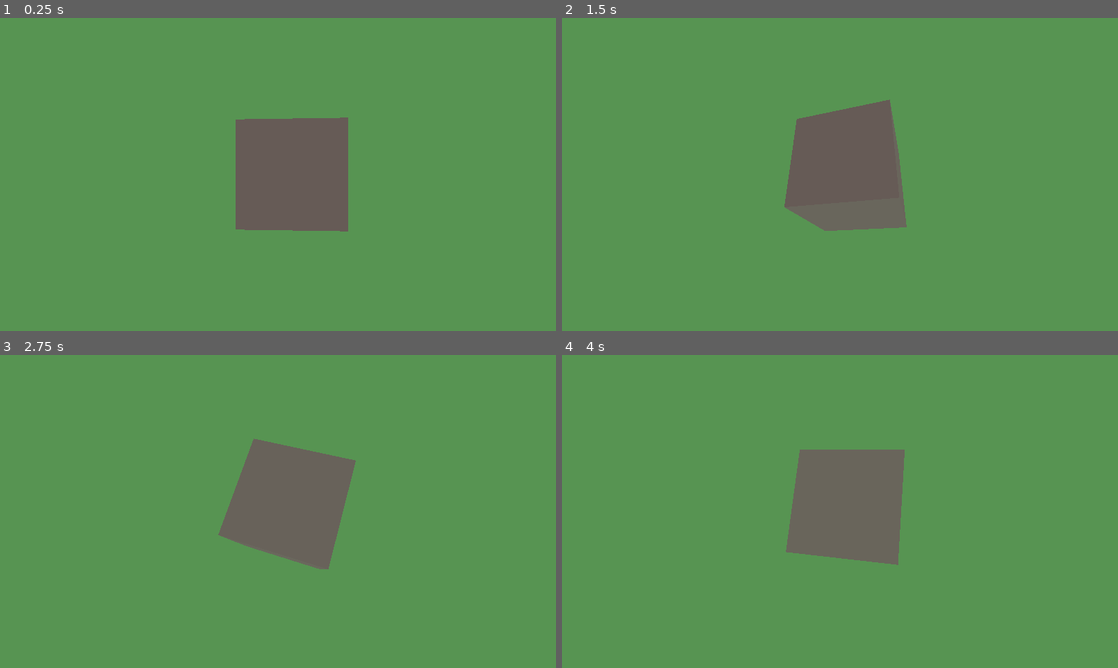
Above: before the commit, frames 1-4 (two rows, left to right).
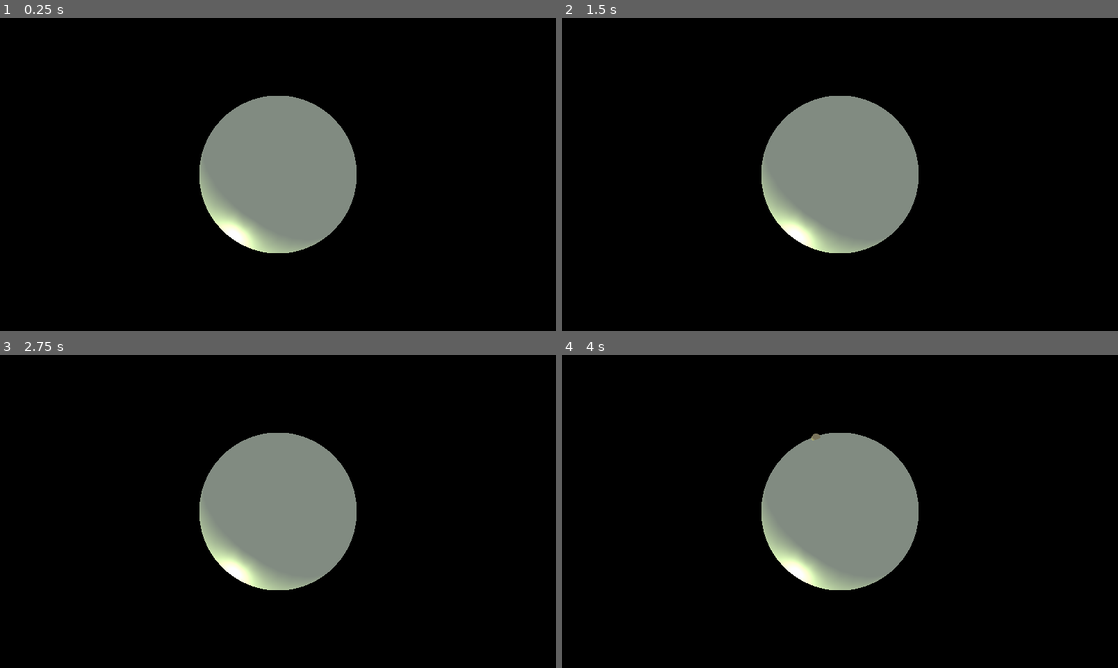
Above: after the commit, the same moments.

Repository: aojg/shizen
Game: Godot game, scene res://Scenes/main.tscn
Same seed, same stepped clock (60 frames per second), same inputs: the game is played once before the commit and once after it. The project has no main scene, so this scene is started directly.
Inputs (mouse positions are in pixels of both pictures, inside the frame that each line leads up to):
- Up to frame 1 (0.25 s): no input
- Up to frame 2 (1.5 s): tap Enter at 0.5 s; move the mouse to (962, 158) at 0.52 s; hold D (move_right) 0.53-1.28 s; click (962, 158) at 0.6 s; move the mouse to (728, 190) at 1.27 s; hold S (move_down) from 1.28 s (still down); click (728, 190) at 1.35 s
- Up to frame 3 (2.75 s): move the mouse to (333, 442) at 2.02 s; release S (move_down) at 2.03 s; hold D (move_right) from 2.03 s (still down); click (333, 442) at 2.1 s
- Up to frame 4 (4 s): move the mouse to (812, 574) at 2.77 s; release D (move_right) at 2.78 s; hold W (move_up) 2.78-3.53 s; click (812, 574) at 2.85 s; move the mouse to (1006, 558) at 3.52 s; hold A (move_left) from 3.53 s (still down); click (1006, 558) at 3.6 s

The runs differ from the first frame. In frame 1, 100% of the frame differs, in the area x 0-100%, y 0-100%; in frame 2, 100%; in frame 3, 100%; in frame 4, 100%.
Error before the commit: Invalid set index 'growth_direction' (on base: 'Spatial (CropController.gd)') with value of type 'Nil'. (res://Code/CameraController.gd:21)
Error after the commit: Invalid type in function 'translate' in base 'Spatial (CropController.gd)'. Cannot convert argument 1 from Nil to Vector3. (res://Code/CameraController.gd:23)

Commit message:
Added ability to create 'crops' amongst other minor changes.

Diff:
--- a/Code/CameraController.gd
+++ b/Code/CameraController.gd
@@ -1,6 +1,6 @@
 extends Camera
 
-const MOVE_SPEED: float = 2.5
+const MOVE_SPEED: float = 5.0
 var crop: Resource = load("res://Scenes/Crop.tscn")
 
 # Called when the node enters the scene tree for the first time.
@@ -10,15 +10,16 @@
 func get_object_under_mouse():
 	var mouse_pos = get_viewport().get_mouse_position()
 	var ray_from = project_ray_origin(mouse_pos)
-	var ray_to = ray_from + project_ray_normal(mouse_pos) * 100.0
+	print(ray_from)
+	var ray_to = ray_from + project_ray_normal(mouse_pos) * 1000.0
 	var space_state = get_world().direct_space_state
 	var selection = space_state.intersect_ray(ray_from, ray_to)
+	print(selection.get("position"))
 	return selection
 
 func _physics_process(delta: float) -> void:
 	if Input.is_action_just_pressed("left_click"):
 		var foo: Spatial = crop.instance()
-		foo.growth_direction = get_object_under_mouse().get("normal")
 		foo.translate(get_object_under_mouse().get("position"))
 		get_parent().get_parent().add_child(foo)
 
--- a/Scenes/Crop.tscn
+++ b/Scenes/Crop.tscn
@@ -13,6 +13,5 @@
 [node name="RigidBody" type="RigidBody" parent="."]
 
 [node name="MeshInstance" type="MeshInstance" parent="."]
-transform = Transform( 0.1, 0, 0, 0, 0.1, 0, 0, 0, 0.1, 0, 0, 0 )
-mesh = SubResource( 1 )
+mesh = SubResource( 2 )
 material/0 = null
--- a/Scenes/CropController.gd
+++ b/Scenes/CropController.gd
@@ -1,12 +1,24 @@
 extends Spatial
 
-var growth_direction: Vector3
+const GROWTH_SPEED: float = 50.0
 
-# Called when the node enters the scene tree for the first time.
+var crop_timer: float = 0.0
+var stage_times = [5.0, 10.0, 20.0]
+var stage_meshes = []
+
 func _ready() -> void:
 	var mat: SpatialMaterial = SpatialMaterial.new()
 	mat.albedo_color = Color(randf(), randf(), randf())
+	var cm: CubeMesh = CubeMesh.new()
+	cm.material = mat
+	stage_meshes.append(cm)
+
 	$MeshInstance.set_surface_material(0, mat)
 
+func set_mesh(crop_time: float) -> void:
+	if crop_time >= stage_times[0]:
+		$MeshInstance.mesh = stage_meshes[0]
+
 func _physics_process(delta: float) -> void:
-	scale += delta * -growth_direction * 5.0
+	crop_timer += delta
+	set_mesh(crop_timer)
--- a/Scenes/main.tscn
+++ b/Scenes/main.tscn
@@ -3,39 +3,40 @@
 [ext_resource path="res://Code/PlanetController.gd" type="Script" id=1]
 [ext_resource path="res://Code/CameraController.gd" type="Script" id=2]
 
-[sub_resource type="SpatialMaterial" id=1]
-albedo_color = Color( 0.545098, 0.462745, 0.462745, 0.368627 )
-metallic = 0.5
+[sub_resource type="SpatialMaterial" id=7]
+albedo_color = Color( 0.627451, 0.67451, 0.627451, 1 )
+metallic = 0.37
+roughness = 0.54
 
-[sub_resource type="CubeMesh" id=2]
-material = SubResource( 1 )
+[sub_resource type="SphereMesh" id=5]
+material = SubResource( 7 )
 
-[sub_resource type="BoxShape" id=4]
+[sub_resource type="SphereShape" id=6]
 
-[sub_resource type="Environment" id=3]
+[sub_resource type="Environment" id=4]
 background_mode = 1
-background_color = Color( 0.345098, 0.584314, 0.32549, 1 )
 ambient_light_color = Color( 1, 1, 1, 1 )
 
 [node name="Spatial" type="Spatial"]
 
 [node name="DirectionalLight" type="DirectionalLight" parent="."]
 transform = Transform( 0.853553, -0.146447, 0.5, 0.5, 0.5, -0.707107, -0.146447, 0.853553, 0.5, 0, 0, 0 )
-light_color = Color( 0.282353, 0.615686, 0.427451, 1 )
+light_color = Color( 0.698039, 0.764706, 0.52549, 1 )
+light_energy = 5.0
 
 [node name="StaticBody" type="StaticBody" parent="."]
+transform = Transform( 20, 0, 0, 0, 20, 0, 0, 0, 20, 0, 0, 0 )
 script = ExtResource( 1 )
 
 [node name="MeshInstance" type="MeshInstance" parent="StaticBody"]
-mesh = SubResource( 2 )
+mesh = SubResource( 5 )
 material/0 = null
 
 [node name="CollisionShape" type="CollisionShape" parent="StaticBody"]
-shape = SubResource( 4 )
+shape = SubResource( 6 )
 
-[node name="CameraContainer" type="Spatial" parent="."]
-
-[node name="Camera" type="Camera" parent="CameraContainer"]
-transform = Transform( -0.998308, 0, -0.0581441, 0, 1, 0, 0.0581441, 0, -0.998308, 0, 0, -5 )
-environment = SubResource( 3 )
+[node name="Camera" type="Camera" parent="."]
+transform = Transform( -1, 0, 8.74228e-08, 0, 1, 0, -8.74228e-08, 0, -1, 0, 0, -60 )
+environment = SubResource( 4 )
+far = 1000.0
 script = ExtResource( 2 )
Not shown: 1 places in Scenes/Crop.tscn that only renumber resources
